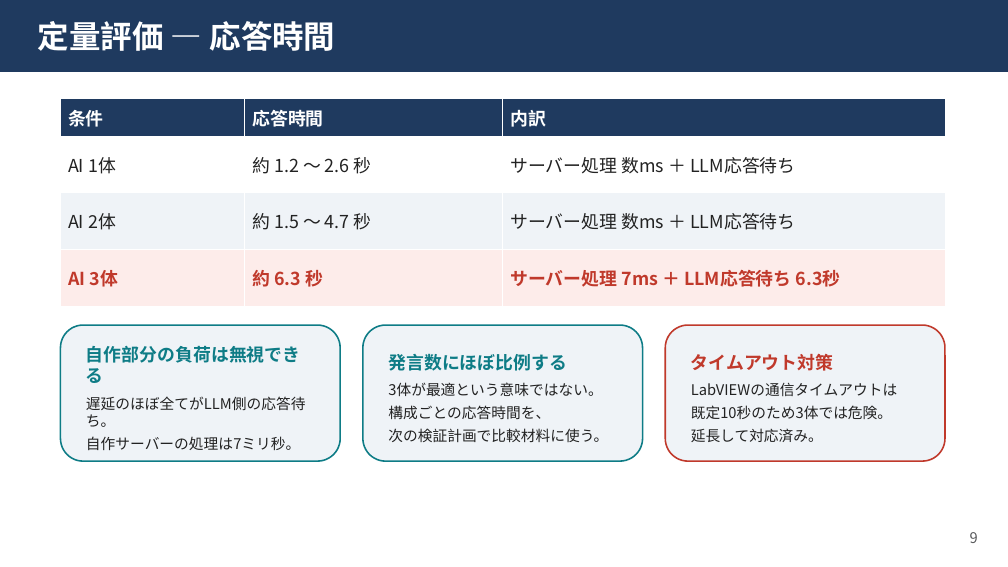
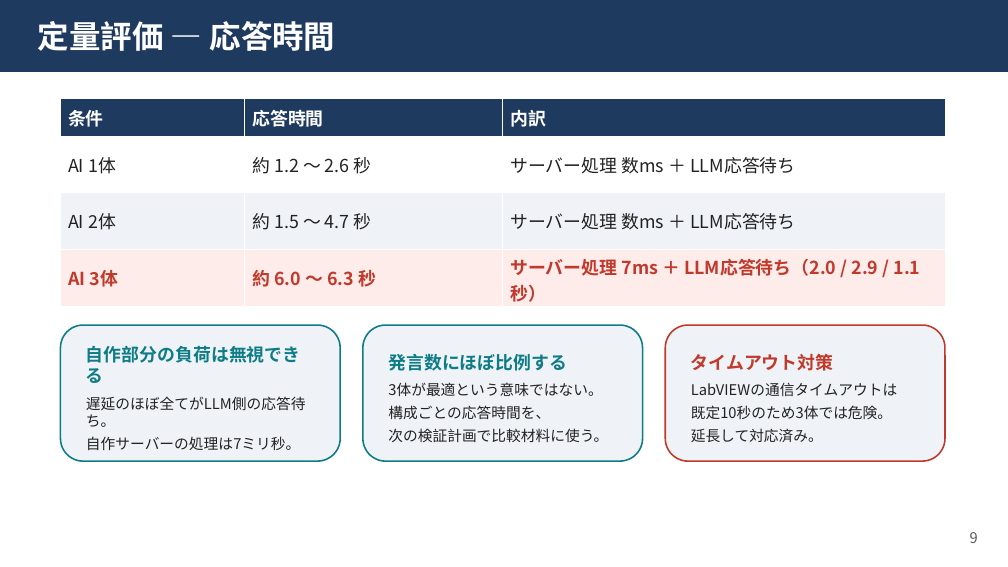
Before and after one commit to kaito3061/Trilogue1, a slide deck: slide 10 of docs/export/中間発表_柴尾.pptx. Drawn at 1008x567 pixels with LibreOffice and Linux fonts; fonts in the diff are those of the drawing. Boxes give left, top, right and bottom in pixels: in the first picture for what was removed or moved away, otherwise in the second. Text is boxed around its words. In the diff, an @@ line names an element or a change of style, - is before the commit and + after.

```diff
--- a/docs/export/中間発表_柴尾.pptx
+++ b/docs/export/中間発表_柴尾.pptx
@@ table at (60, 98, 945, 306) @@
-row 4, column 2: 約 6.3 秒
+row 4, column 2: 約 6.0 〜 6.3 秒
-row 4, column 3: サーバー処理 7ms ＋ LLM応答待ち 6.3秒
+row 4, column 3: サーバー処理 7ms ＋ LLM応答待ち（2.0 / 2.9 / 1.1 秒）
```
Also in this commit, not shown: 1 other slide changed, 5 other files.
